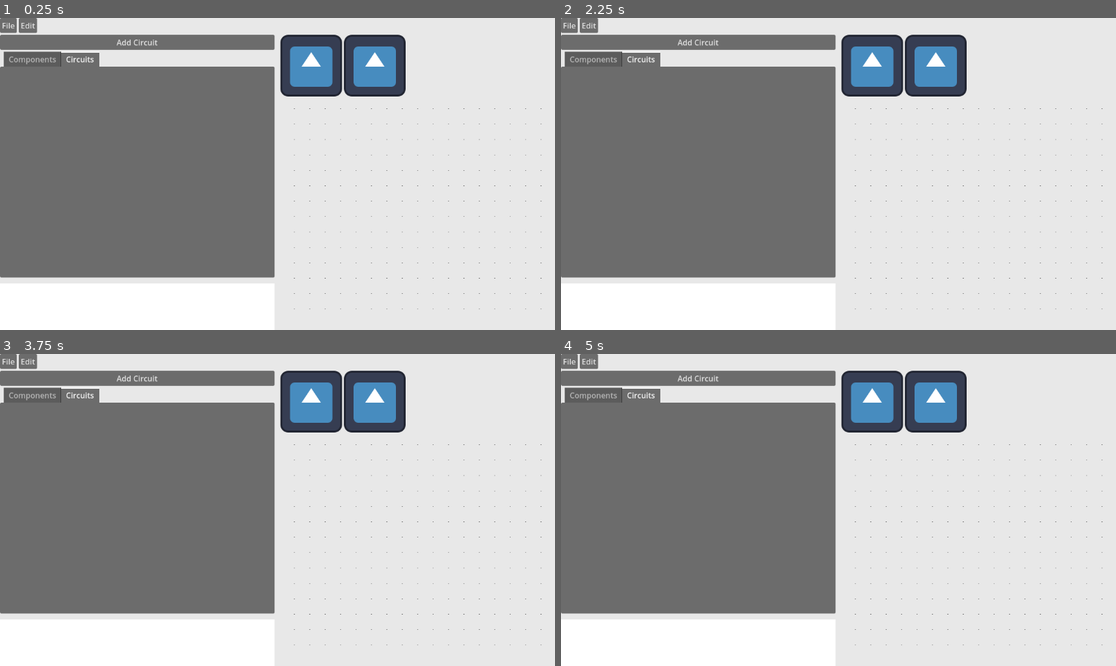
Above: before the commit, frames 1-4 (two rows, left to right).
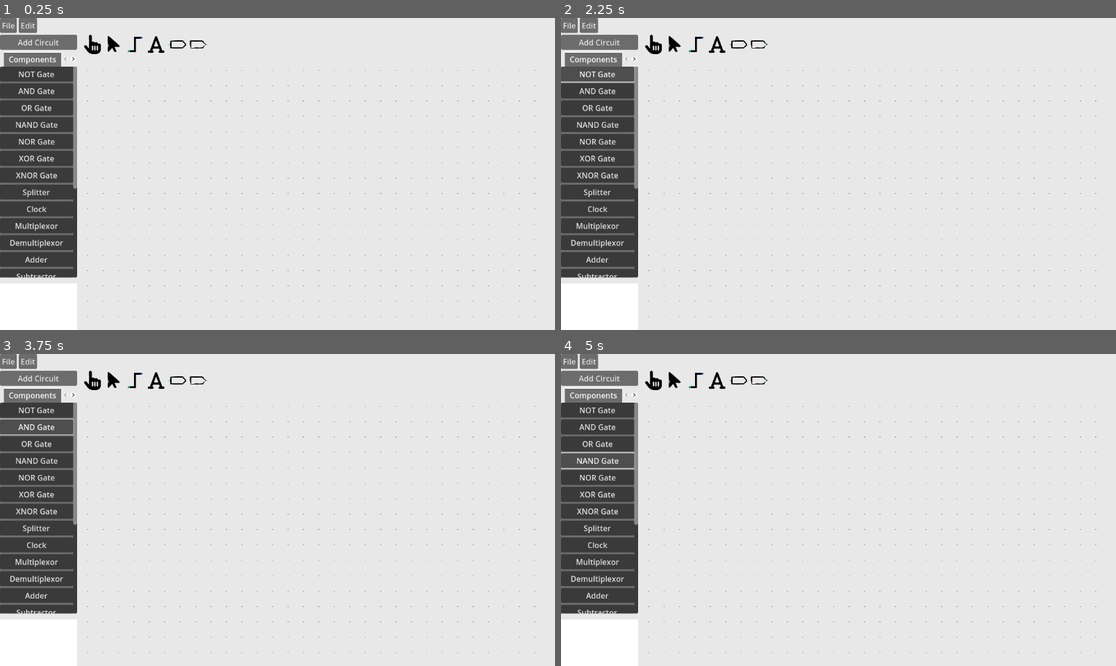
Above: after the commit, the same moments.

Repository: Josh-Farkas/LogicBoardSEC
Game: Godot game, scene res://UI/UI.tscn
Same seed, same stepped clock (60 frames per second), same inputs: the game is played once before the commit and once after it. The engine's default icon, where the game draws it, is replaced by a stand-in: a white triangle on a blue panel in a dark square.
Inputs (mouse positions are in pixels of both pictures, inside the frame that each line leads up to):
- Up to frame 1 (0.25 s): no input
- Up to frame 2 (2.25 s): click "Add Circuit" at 0.5 s; click (871, 64) at 1.27 s; click (599, 74) at 2 s, where only the run after the commit has a clickable "NOT Gate"
- Up to frame 3 (3.75 s): click (377, 400) at 2.77 s; click (38, 425) at 3.5 s, where only the run after the commit has a clickable "AND Gate"
- Up to frame 4 (5 s): click (599, 460) at 4.25 s, where only the run after the commit has a clickable "NAND Gate"

The runs differ from the first frame. In frame 1, 39% of the frame differs, in the area x 0-98%, y 5-96%; in frame 2, 39%; in frame 3, 39%; in frame 4, 39%.

Commit message:
Update UI  screen and buttons

Diff:
--- a/Components/LogicGate/Types/ANDGate/and_gate.gd
+++ b/Components/LogicGate/Types/ANDGate/and_gate.gd
@@ -1,5 +1,29 @@
 class_name ANDGate extends LogicGate
 
+var following_cursor = true
+
+
+# Gets closest gridpoint to point
+func get_closest_grid_point(point: Vector2):
+	return Vector2(snapped(point.x, Constants.GRID_SIZE), snapped(point.y, Constants.GRID_SIZE))
+
+
+# Gets the closest gridpoint to the mouse
+func get_grid_mouse_position() -> Vector2:
+	return get_closest_grid_point(get_global_mouse_position())
+
+func _ready():
+	set_process(true)
+
+
+func _process(delta):
+	if following_cursor:
+		global_position = get_grid_mouse_position()
+
+
+func _input(event):
+	if event.is_action_released("left_click"):
+		following_cursor = false
 
 # calculation function for AND gate
 func calculate() -> void:
--- a/Components/LogicGate/Types/ANDGate/and_gate.tscn
+++ b/Components/LogicGate/Types/ANDGate/and_gate.tscn
@@ -1,42 +1,23 @@
-[gd_scene load_steps=5 format=3 uid="uid://b201naovfjhj1"]
+[gd_scene load_steps=4 format=3 uid="uid://b201naovfjhj1"]
 
 [ext_resource type="Script" path="res://Components/LogicGate/Types/ANDGate/and_gate.gd" id="1_ddct2"]
-[ext_resource type="Texture2D" uid="uid://7ef7n01ggdre" path="res://Components/LogicGate/Types/ANDGate/logic-gates.png" id="2_awq4o"]
+[ext_resource type="Texture2D" uid="uid://2v783ywgnkes" path="res://Components/LogicGate/Types/ANDGate/AND-removebg-preview.png" id="2_3romd"]
 [ext_resource type="PackedScene" uid="uid://ce5hxt4rytcmr" path="res://Components/LogicGate/input_port.tscn" id="3_0ift5"]
-
-[sub_resource type="RectangleShape2D" id="RectangleShape2D_d3xce"]
-size = Vector2(135, 173)
 
 [node name="ANDGate" type="Node2D" groups=["LogicGates"]]
 script = ExtResource("1_ddct2")
 
 [node name="Sprite" type="Sprite2D" parent="."]
-position = Vector2(16, 0)
-scale = Vector2(0.555556, 0.621094)
-texture = ExtResource("2_awq4o")
+texture = ExtResource("2_3romd")
+offset = Vector2(16, 0)
 region_enabled = true
-region_rect = Rect2(106, 0, 288, 512)
+region_rect = Rect2(0, 0, 96, 96)
 
 [node name="InputPort0" parent="." instance=ExtResource("3_0ift5")]
-position = Vector2(-64, -64)
+position = Vector2(-32, -32)
 
 [node name="InputPort1" parent="." instance=ExtResource("3_0ift5")]
-position = Vector2(-64, -32)
-
-[node name="InputPort2" parent="." instance=ExtResource("3_0ift5")]
-position = Vector2(-64, 0)
-
-[node name="InputPort3" parent="." instance=ExtResource("3_0ift5")]
-position = Vector2(-64, 32)
-
-[node name="InputPort4" parent="." instance=ExtResource("3_0ift5")]
-position = Vector2(-64, 64)
+position = Vector2(-32, 32)
 
 [node name="OutputPort" parent="." instance=ExtResource("3_0ift5")]
-position = Vector2(96, 0)
-
-[node name="DragArea" type="Area2D" parent="."]
-
-[node name="CollisionShape2D" type="CollisionShape2D" parent="DragArea"]
-position = Vector2(16.5, 1.5)
-shape = SubResource("RectangleShape2D_d3xce")
+position = Vector2(64, 0)
--- a/UI/UI.tscn
+++ b/UI/UI.tscn
@@ -29,8 +29,6 @@
 [node name="VSplitContainer" type="VSplitContainer" parent="VBoxContainer/HSplitContainer"]
 custom_minimum_size = Vector2(160, 0)
 layout_mode = 2
-size_flags_horizontal = 3
-size_flags_vertical = 3
 
 [node name="Sidebar" parent="VBoxContainer/HSplitContainer/VSplitContainer" instance=ExtResource("1_i5t68")]
 layout_mode = 2
@@ -46,7 +44,7 @@
 
 [node name="Toolbar" parent="VBoxContainer/HSplitContainer/VBoxContainer" instance=ExtResource("3_l0dlj")]
 layout_mode = 2
-size_flags_vertical = 2
+size_flags_horizontal = 1
 
 [node name="SubViewportContainer" type="SubViewportContainer" parent="VBoxContainer/HSplitContainer/VBoxContainer"]
 layout_mode = 2
@@ -57,7 +55,7 @@
 
 [node name="SubViewport" type="SubViewport" parent="VBoxContainer/HSplitContainer/VBoxContainer/SubViewportContainer"]
 handle_input_locally = false
-size = Vector2i(570, 463)
+size = Vector2i(2, 2)
 render_target_update_mode = 4
 
 [node name="Simulation" parent="VBoxContainer/HSplitContainer/VBoxContainer/SubViewportContainer/SubViewport" instance=ExtResource("2_yvqpa")]
--- a/UI/sidebar.tscn
+++ b/UI/sidebar.tscn
@@ -43,10 +43,9 @@
 layout_mode = 2
 size_flags_horizontal = 3
 size_flags_vertical = 3
-current_tab = 1
+current_tab = 0
 
 [node name="Components" type="ScrollContainer" parent="TabContainer"]
-visible = false
 layout_mode = 2
 follow_focus = true
 horizontal_scroll_mode = 0
@@ -58,6 +57,11 @@
 size_flags_vertical = 3
 script = SubResource("GDScript_v2v2m")
 
+[node name="NOT Gate" type="Button" parent="TabContainer/Components/VBoxContainer"]
+layout_mode = 2
+mouse_default_cursor_shape = 2
+text = "NOT Gate"
+
 [node name="ANDGate" type="Button" parent="TabContainer/Components/VBoxContainer"]
 layout_mode = 2
 mouse_default_cursor_shape = 2
@@ -68,13 +72,104 @@
 mouse_default_cursor_shape = 2
 text = "OR Gate"
 
+[node name="NAND Gate" type="Button" parent="TabContainer/Components/VBoxContainer"]
+layout_mode = 2
+mouse_default_cursor_shape = 2
+text = "NAND Gate"
+
+[node name="NOR Gate" type="Button" parent="TabContainer/Components/VBoxContainer"]
+layout_mode = 2
+mouse_default_cursor_shape = 2
+text = "NOR Gate"
+
+[node name="XOR Gate" type="Button" parent="TabContainer/Components/VBoxContainer"]
+layout_mode = 2
+mouse_default_cursor_shape = 2
+text = "XOR Gate"
+
+[node name="XNOR Gate" type="Button" parent="TabContainer/Components/VBoxContainer"]
+layout_mode = 2
+mouse_default_cursor_shape = 2
+text = "XNOR Gate"
+
 [node name="Splitter" type="Button" parent="TabContainer/Components/VBoxContainer"]
 layout_mode = 2
 size_flags_vertical = 0
 mouse_default_cursor_shape = 2
 text = "Splitter"
 
+[node name="Clock" type="Button" parent="TabContainer/Components/VBoxContainer"]
+layout_mode = 2
+mouse_default_cursor_shape = 2
+text = "Clock"
+
+[node name="Multiplexor" type="Button" parent="TabContainer/Components/VBoxContainer"]
+layout_mode = 2
+mouse_default_cursor_shape = 2
+text = "Multiplexor"
+
+[node name="Demultiplexor" type="Button" parent="TabContainer/Components/VBoxContainer"]
+layout_mode = 2
+mouse_default_cursor_shape = 2
+text = "Demultiplexor"
+
+[node name="Adder" type="Button" parent="TabContainer/Components/VBoxContainer"]
+layout_mode = 2
+mouse_default_cursor_shape = 2
+text = "Adder"
+
+[node name="Subtractor" type="Button" parent="TabContainer/Components/VBoxContainer"]
+layout_mode = 2
+mouse_default_cursor_shape = 2
+text = "Subtractor"
+
+[node name="Multiplier" type="Button" parent="TabContainer/Components/VBoxContainer"]
+layout_mode = 2
+mouse_default_cursor_shape = 2
+text = "Multiplier"
+
+[node name="Divider" type="Button" parent="TabContainer/Components/VBoxContainer"]
+layout_mode = 2
+mouse_default_cursor_shape = 2
+text = "Divider"
+
+[node name="Negator" type="Button" parent="TabContainer/Components/VBoxContainer"]
+layout_mode = 2
+mouse_default_cursor_shape = 2
+text = "Negator"
+
+[node name="Comparitor" type="Button" parent="TabContainer/Components/VBoxContainer"]
+layout_mode = 2
+mouse_default_cursor_shape = 2
+text = "Comparitor"
+
+[node name="Register" type="Button" parent="TabContainer/Components/VBoxContainer"]
+layout_mode = 2
+mouse_default_cursor_shape = 2
+text = "Register"
+
+[node name="Button" type="Button" parent="TabContainer/Components/VBoxContainer"]
+layout_mode = 2
+mouse_default_cursor_shape = 2
+text = "Button"
+
+[node name="LED" type="Button" parent="TabContainer/Components/VBoxContainer"]
+layout_mode = 2
+mouse_default_cursor_shape = 2
+text = "LED"
+
+[node name="Input Pin" type="Button" parent="TabContainer/Components/VBoxContainer"]
+layout_mode = 2
+mouse_default_cursor_shape = 2
+text = "Input Pin"
+
+[node name="Output Pin" type="Button" parent="TabContainer/Components/VBoxContainer"]
+layout_mode = 2
+mouse_default_cursor_shape = 2
+text = "Output Pin"
+
 [node name="Circuits" type="ScrollContainer" parent="TabContainer"]
+visible = false
 layout_mode = 2
 follow_focus = true
 horizontal_scroll_mode = 0
--- a/UI/toolbar.tscn
+++ b/UI/toolbar.tscn
@@ -1,19 +1,63 @@
-[gd_scene load_steps=2 format=3 uid="uid://rdl4spb0s6lx"]
+[gd_scene load_steps=7 format=3 uid="uid://rdl4spb0s6lx"]
 
-[ext_resource type="Texture2D" uid="uid://cybehcf7oqv8d" path="res://icon.svg" id="1_1ijdb"]
+[ext_resource type="Texture2D" uid="uid://b2rqveohf8pv5" path="res://finger_icon-removebg-preview (1).png" id="1_ja6g0"]
+[ext_resource type="Texture2D" uid="uid://ci57yo85evevc" path="res://arrow_pointer-removebg-preview.png" id="2_uwbeh"]
+[ext_resource type="Texture2D" uid="uid://bcmsx86r0xikk" path="res://text_icon-removebg-preview.png" id="3_aldfa"]
+[ext_resource type="Texture2D" uid="uid://c100ti4spei16" path="res://wire_icon-removebg-preview.png" id="3_rgm40"]
+[ext_resource type="Texture2D" uid="uid://bd3er2t1g8ei1" path="res://pin_icon__2_-removebg-preview.png" id="5_en62q"]
+[ext_resource type="Texture2D" uid="uid://bqjrfquv6eugk" path="res://pin_icon-removebg-preview.png" id="6_u1neu"]
 
 [node name="Toolbar" type="HBoxContainer"]
-offset_right = 40.0
-offset_bottom = 40.0
-size_flags_horizontal = 3
+custom_minimum_size = Vector2(0, 50)
+offset_right = 837.0
+offset_bottom = 512.0
+size_flags_horizontal = 2
 size_flags_vertical = 0
 
-[node name="TextureButton" type="TextureButton" parent="."]
+[node name="Finger" type="TextureButton" parent="."]
+custom_minimum_size = Vector2(40, 40)
 layout_mode = 2
+size_flags_horizontal = 0
+size_flags_vertical = 0
 mouse_default_cursor_shape = 2
-texture_normal = ExtResource("1_1ijdb")
+texture_normal = ExtResource("1_ja6g0")
 
-[node name="TextureButton2" type="TextureButton" parent="."]
+[node name="Arrow" type="TextureButton" parent="."]
+custom_minimum_size = Vector2(40, 40)
 layout_mode = 2
+size_flags_horizontal = 0
+size_flags_vertical = 0
 mouse_default_cursor_shape = 2
-texture_normal = ExtResource("1_1ijdb")
+texture_normal = ExtResource("2_uwbeh")
+
+[node name="Wire" type="TextureButton" parent="."]
+custom_minimum_size = Vector2(40, 40)
+layout_mode = 2
+size_flags_horizontal = 0
+size_flags_vertical = 0
+mouse_default_cursor_shape = 2
+texture_normal = ExtResource("3_rgm40")
+
+[node name="Text" type="TextureButton" parent="."]
+custom_minimum_size = Vector2(40, 40)
+layout_mode = 2
+size_flags_horizontal = 0
+size_flags_vertical = 0
+mouse_default_cursor_shape = 2
+texture_normal = ExtResource("3_aldfa")
+
+[node name="Pin Input" type="TextureButton" parent="."]
+custom_minimum_size = Vector2(40, 40)
+layout_mode = 2
+size_flags_horizontal = 0
+size_flags_vertical = 0
+mouse_default_cursor_shape = 2
+texture_normal = ExtResource("5_en62q")
+
+[node name="Pin Output" type="TextureButton" parent="."]
+custom_minimum_size = Vector2(40, 40)
+layout_mode = 2
+size_flags_horizontal = 0
+size_flags_vertical = 0
+mouse_default_cursor_shape = 2
+texture_normal = ExtResource("6_u1neu")
--- /dev/null
+++ b/helpers.gd
@@ -0,0 +1,11 @@
+extends Node2D
+
+
+# Gets closest gridpoint to point
+func get_closest_grid_point(point: Vector2):
+	return Vector2(snapped(point.x, Constants.GRID_SIZE), snapped(point.y, Constants.GRID_SIZE))
+
+
+# Gets the closest gridpoint to the mouse
+func get_grid_mouse_position() -> Vector2:
+	return get_closest_grid_point(get_global_mouse_position())
--- a/project.godot
+++ b/project.godot
@@ -18,6 +18,7 @@
 [autoload]
 
 Constants="*res://constants.gd"
+Helpers="*res://helpers.gd"
 
 [dotnet]
 
Binary file added: Components/LogicGate/Types/ANDGate/AND-removebg-preview.png
Not shown, added: Components/LogicGate/Types/ANDGate/AND-removebg-preview.png.import
Binary file added: arrow_pointer-removebg-preview.png
Not shown, added: arrow_pointer-removebg-preview.png.import
Binary file added: finger_icon-removebg-preview (1).png
Not shown, added: finger_icon-removebg-preview (1).png.import
Binary file added: pin_icon-removebg-preview.png
Not shown, added: pin_icon-removebg-preview.png.import
Binary file added: pin_icon__2_-removebg-preview.png
Not shown, added: pin_icon__2_-removebg-preview.png.import
Binary file added: text_icon-removebg-preview.png
Not shown, added: text_icon-removebg-preview.png.import
(and 2 more such lines)
